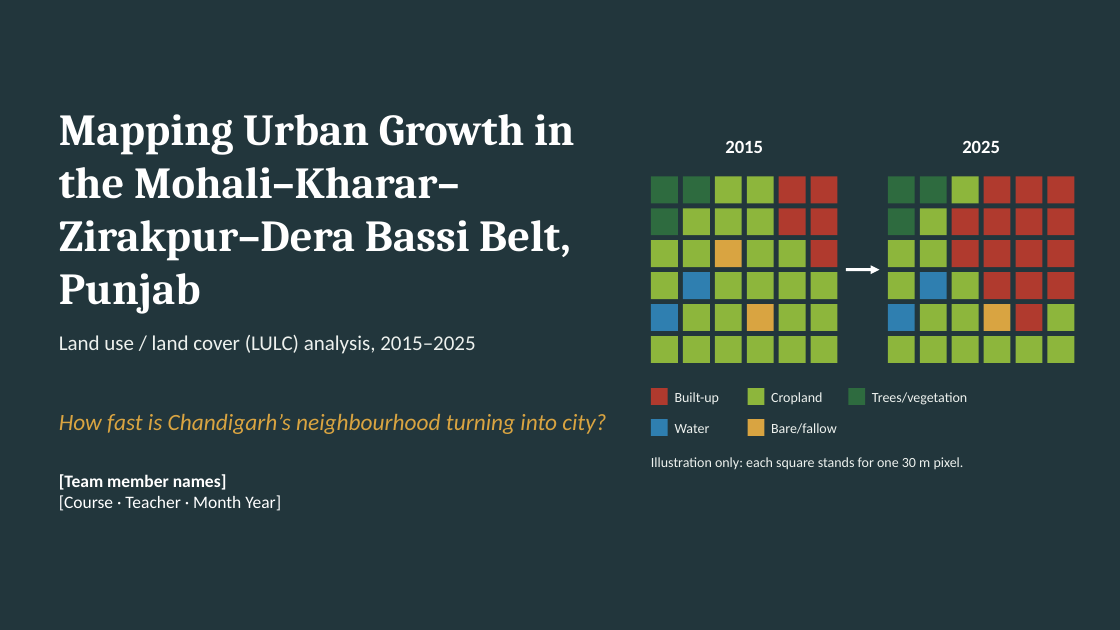
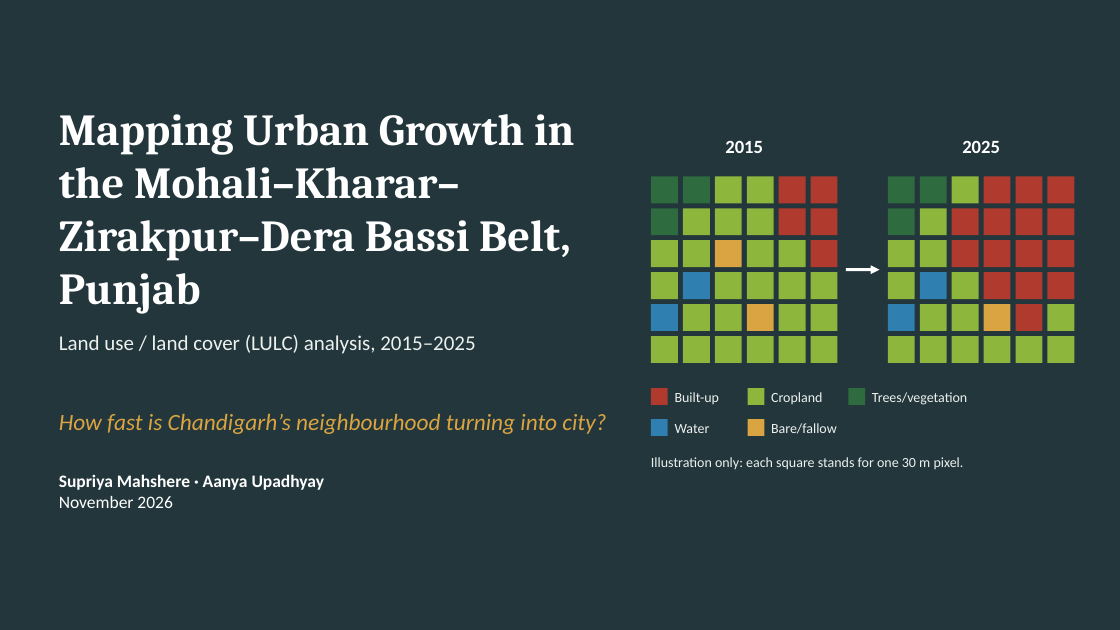
Before and after one commit to SharmaAbhimanyueco/Supriyaaanya, a slide deck: slide 1 of slides/Urban_Growth_Mohali_slides.pptx. Drawn at 1120x630 pixels with LibreOffice and Linux fonts; fonts in the diff are those of the drawing. Boxes give left, top, right and bottom in pixels: in the first picture for what was removed or moved away, otherwise in the second. Text is boxed around its words. In the diff, an @@ line names an element or a change of style, - is before the commit and + after.

```diff
--- a/slides/Urban_Growth_Mohali_slides.pptx
+++ b/slides/Urban_Growth_Mohali_slides.pptx
@@ text at (x1=59, y1=474, x2=324, y2=508): text changed; bold on @@
-[Team member names]
-[Course · Teacher · Month Year]
+Supriya Mahshere · Aanya Upadhyay
+November 2026
```
Also in this commit, not shown: 5 other slides changed, 1 other file.
